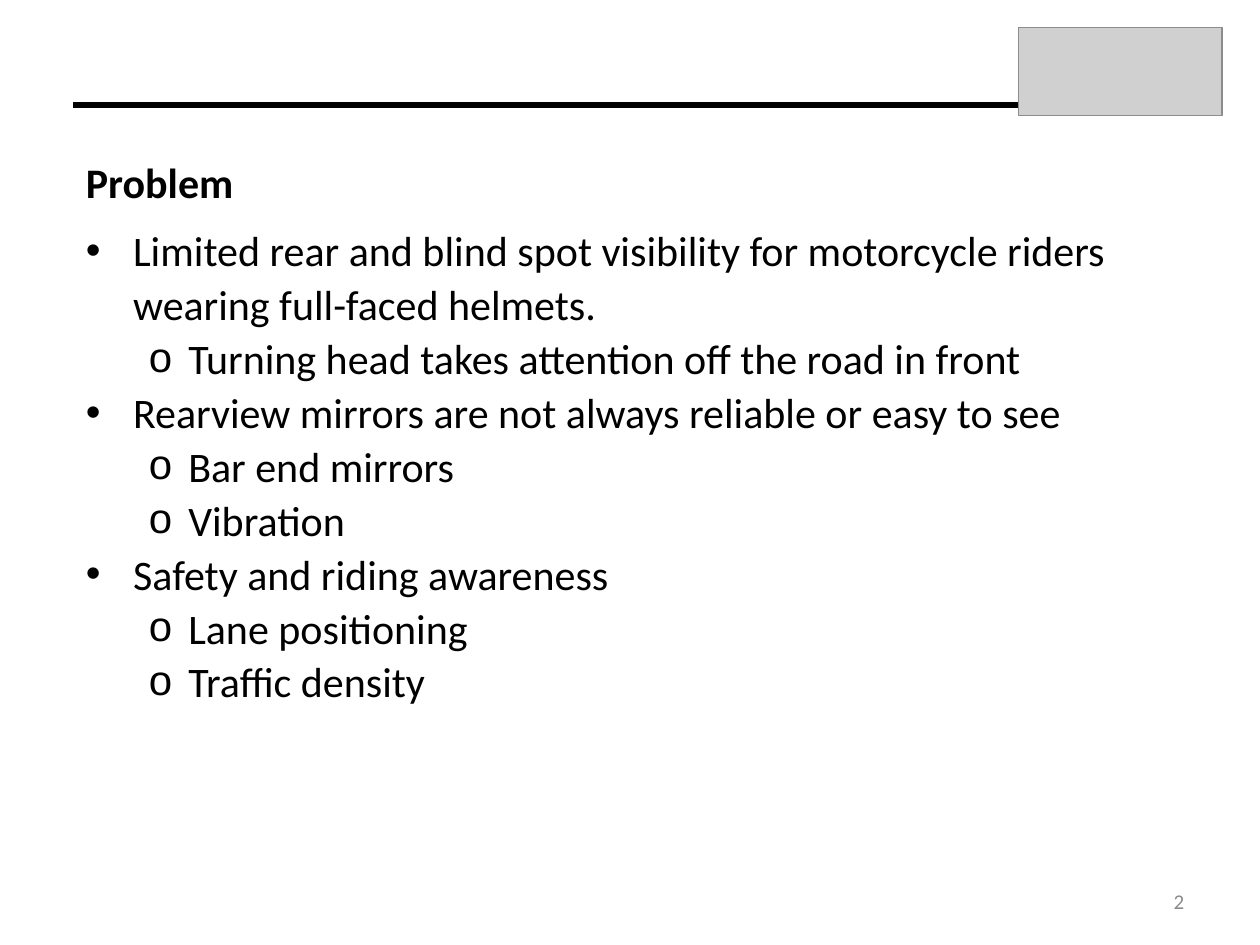
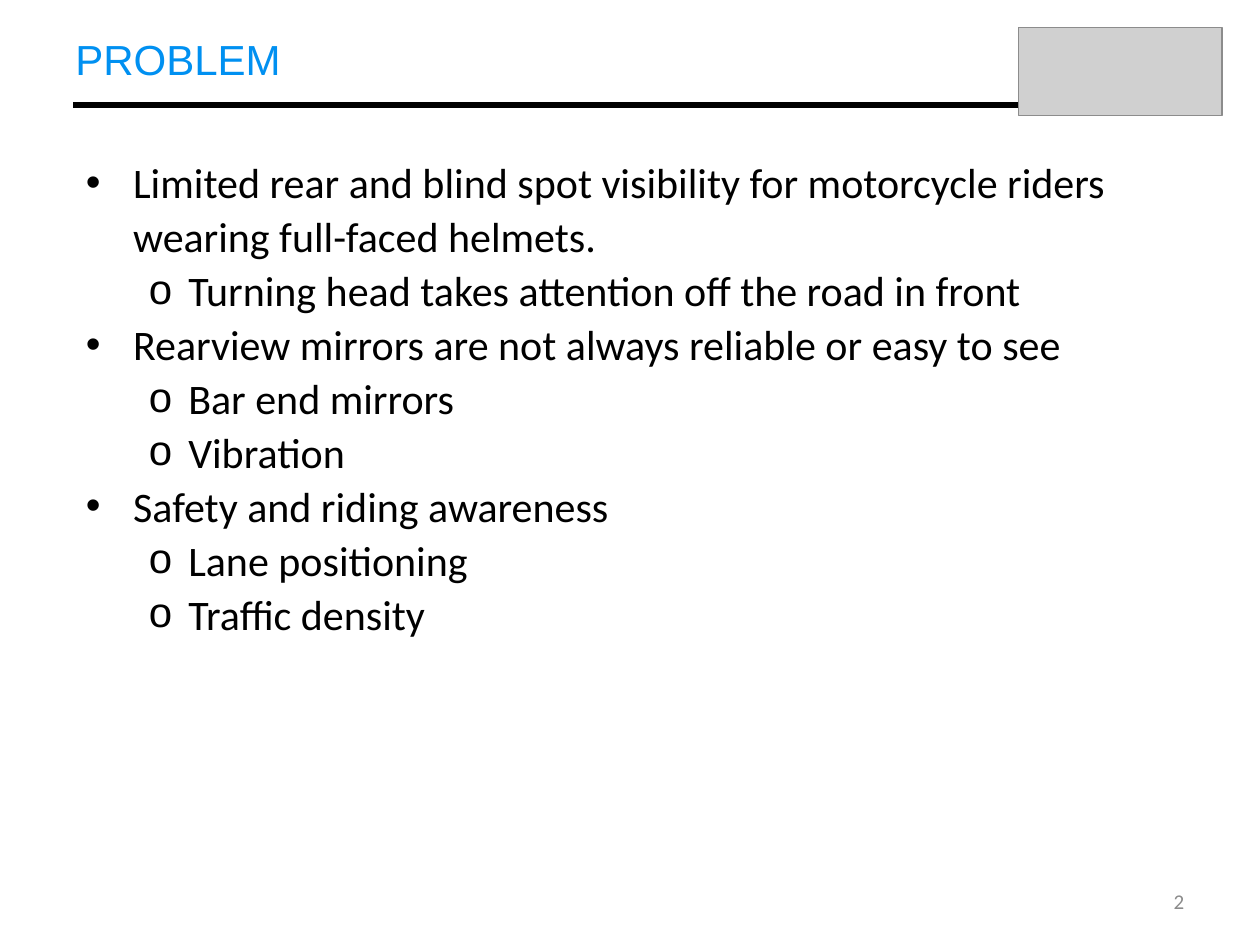
Before and after one commit to dfrister/Practicum2014, a slide deck: slide 2 of Presentation/T04_Presentation.pptx. Drawn at 1260x945 pixels with LibreOffice and Linux fonts; fonts in the diff are those of the drawing; grey boxes stand for pictures. Boxes give left, top, right and bottom in pixels: in the first picture for what was removed or moved away, otherwise in the second. Text is boxed around its words. In the diff, an @@ line names an element or a change of style, - is before the commit and + after.

```diff
--- a/Presentation/T04_Presentation.pptx
+++ b/Presentation/T04_Presentation.pptx
@@ text added at <box>75,45,280,76</box>, 24 pt, text #0090F1 @@
+PROBLEM
@@ text at <box>86,168,233,199</box>: paragraph removed @@
-Problem
```
Also in this commit, not shown: 15 other slides changed.
